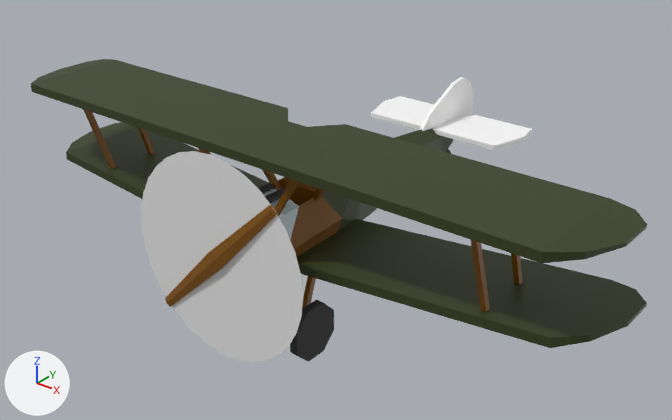
An edit to the OBJ model resources/sc.obj, drawn before and after from the same camera.
Both versions are drawn from a 50 mm lens placed at (7.03, -6.48, 6.74), pointed at (-0.19, 2.54, 1.15). The axes (+X, +Y, +Z) are drawn at lower left. The lights are the same throughout. Where no turn or scale is listed for an object, it has been applied to the vertices.

Names of what the first picture shows: 'Body_Circle', 'Prop_Circle.001', 'Tail_Cube.001', 'Wings_Plane.001'.
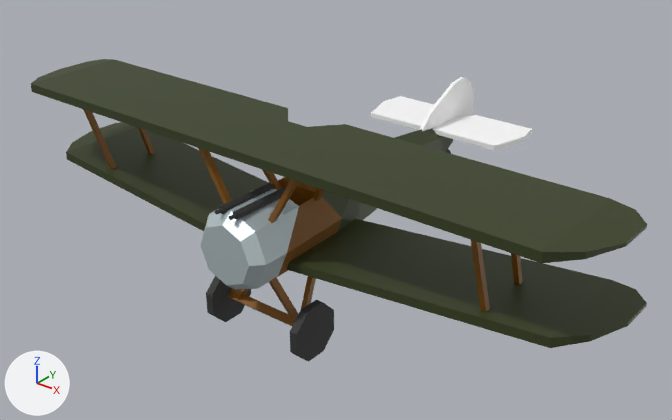
Pixel boxes [x1, y1, x2, y2] of what changed, in the pictures (672 x 420 px):
```json
{"object": "Prop_Circle.001", "change": "deleted", "before": [141, 151, 303, 362], "faces in mat_prop (white #e7e7e7)": [141, 151, 303, 362], "faces in mat_wood_001 (brown #825201)": [165, 205, 277, 307]}
```

Edits to the scene script, one JSON object a line:
```json
{"op": "remove", "block": "ob_prop_circle_001", "code": ["ob_prop_circle_001 = bpy.data.objects.new('Prop_Circle.001', me_prop_circle_001)", "ob_prop_circle_001.location = (0.0, 0.0, 0.0)"]}
```
